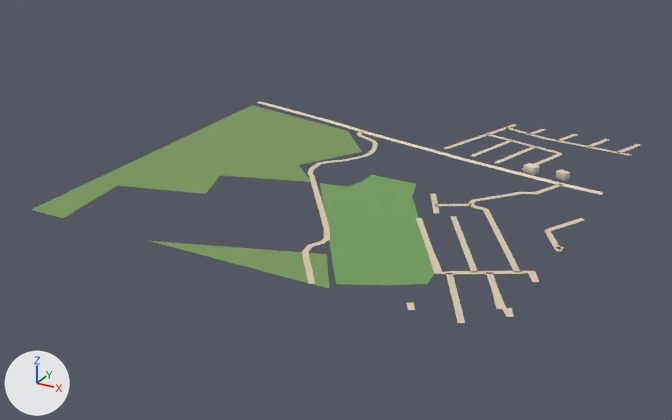
Renders of the glTF model public/assets/bengaluru-region-v1/tiles/t21_-27-l1.glb from each side of a commit.
Rendered twice from a camera (50 mm lens) standing at (11193.0, -14113.0, 382.0) and looking at (10734.0, -13279.0, -35.0). Arrows for +X, +Y and +Z are at lower left; the lights stay in place. The picture after the commit comes second.

Objects in the first picture: 'ground' and 1 more.
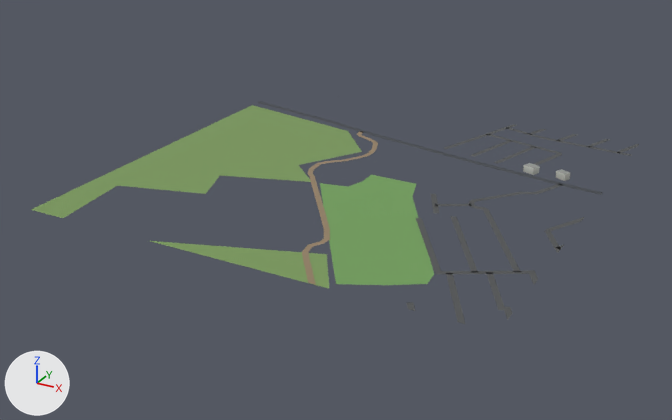
Where the change shows, as pixel boxes (x1, y1, x2, y2) in the pictures (672 x 420 px; the box of a moved part takes in the faces that stretch with it):
'ground', reshaped
    before: (31, 101, 640, 323)
    after: (31, 101, 639, 324)
part 1 of me_ground, moved or reshaped
    before: (407, 189, 603, 323)
    after: (407, 189, 603, 324)
part 2 of me_ground, moved or reshaped
    before: (305, 267, 315, 284)
    after: (305, 267, 316, 285)
part 3 of me_ground, moved or reshaped
    before: (506, 124, 640, 156)
    after: (506, 124, 639, 156)
part 4 of me_ground, recoloured
    both: (257, 101, 617, 310)

The edits, one by one:
me_ground is used by ob_ground; location (10500.0, -13500.0, 0.0).
Verts and faces of me_ground; kept vertices keep their numbers, new ones are numbered from 515.
Before the commit, vertices of me_ground: 20 (329.0, -2.0, 1.0) at pixel (308, 283), 21 (334.0, 2.0, 1.0) at pixel (315, 283).
me_ground had 515 vertices, 562 faces and spanned x -1.0..503.0, y -2.0..501.0, z 1.0.
me_ground now has 520 vertices, 567 faces and spans x 0.0..500.0, y 0.0..500.0, z 1.0.
Part 1, on me_ground:
16 vertices are removed from x 453.0..503.0, y -1.0..250.0, z 1.0.
18 faces are deleted.
14 vertices move from x 404.0..503.0, y -2.0..225.0, z 1.0 to x 405.0..500.0, y 0.0..226.0, z 1.0.
18 vertices are added at x 461.0..500.0, y 0.0..255.0, z 1.0.
20 new faces join them.
Part 2, on me_ground:
Vertex 20 moves to (328.0, 0.0, 1.0), pixel (308, 282).
Vertex 21 moves to (335.0, 0.0, 1.0), pixel (315, 284).
Part 3, on me_ground:
9 vertices are removed from x 379.0..503.0, y 477.0..501.0, z 1.0.
14 faces are deleted.
6 vertices move from x 341.0..489.0, y 419.0..501.0, z 1.0 to x 341.0..493.0, y 420.0..500.0, z 1.0.
12 vertices are added at x 385.0..500.0, y 487.0..500.0, z 1.0.
17 new faces join them.
me_ground part 4: 220 kept faces spanning x 0.0..500.0, y 0.0..500.0, z 1.0 get new vertex colours; the middle colour goes from beige #d7c9ae to dark grey #535556.
Other edits to the shape of me_ground do not show in these pictures.
